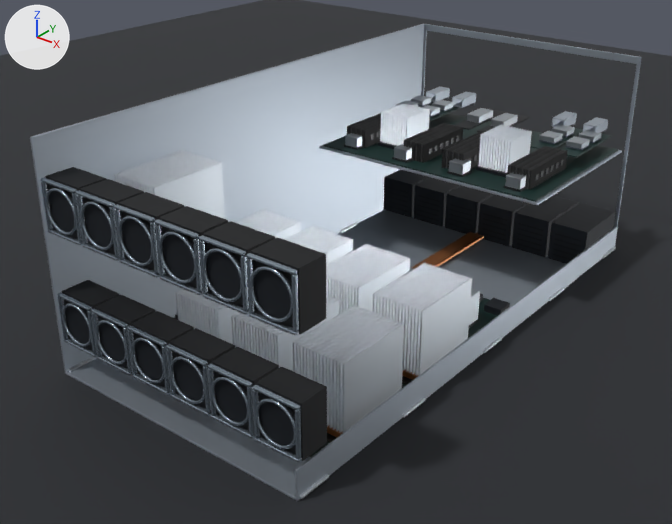
Before and after pictures for a commit that changed the Blender file tools/blender/compute-tray-h100.blend.
Rendered twice from a 50 mm camera at (0.798, -1.098, 0.732) aimed at (-0.038, -0.053, 0.084). Every picture has the same lights, and +X, +Y and +Z are marked at upper left. The first picture is the older version.

Names of what the first picture shows: 'REFERENCE_tray-h100_0000', 'REFERENCE_tray-h100_0011', 'REFERENCE_tray-h100_0012', 'REFERENCE_tray-h100_0013', 'REFERENCE_tray-h100_0014', 'REFERENCE_tray-h100_0019', 'REFERENCE_tray-h100_0020', 'REFERENCE_tray-h100_0021', 'REFERENCE_tray-h100_0022', 'REFERENCE_tray-h100_0023', 'REFERENCE_tray-h100_0026', 'REFERENCE_tray-h100_0030' and 72 more.
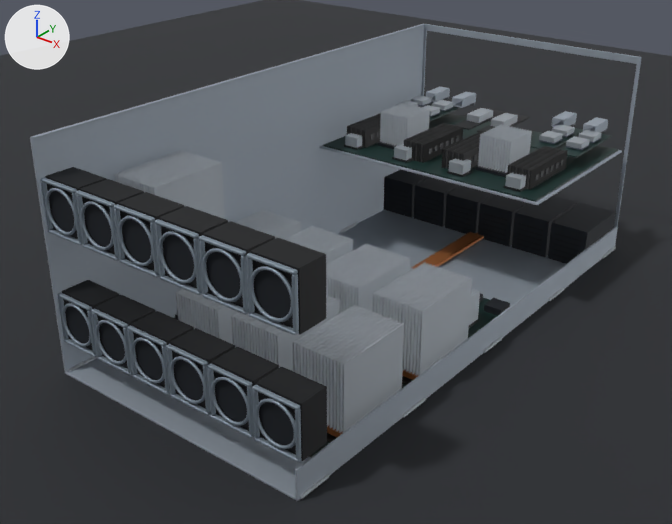
What differs and where, as boxes (x1, y1, x2, y2) in the pictures (672 x 524 px):
'REFERENCE_tray-h100_0011', surface changed: (36, 24, 642, 501) in both
'REFERENCE_tray-h100_0030', surface changed (darker): (114, 103, 532, 433) in both
'REFERENCE_tray-h100_0020', surface changed: (345, 95, 602, 325) in both

Edits to the bpy script that builds the scene:
```text
Change mat_physical_11:
    mat_physical_11.roughness: 0.38 -> 0.627
Change mat_physical_20:
    mat_physical_20.roughness: 0.35 -> 0.623
Change mat_physical_30:
    mat_physical_30.roughness: 0.35 -> 0.623
```
